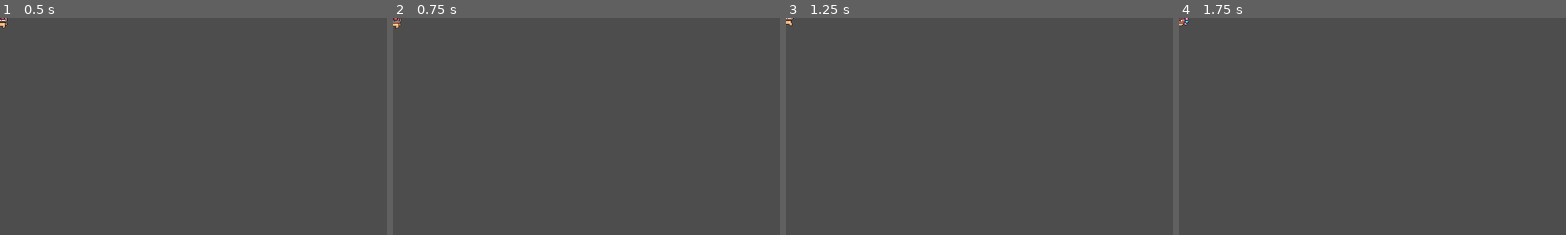
Above: before the commit, frames 1-4 (left to right).
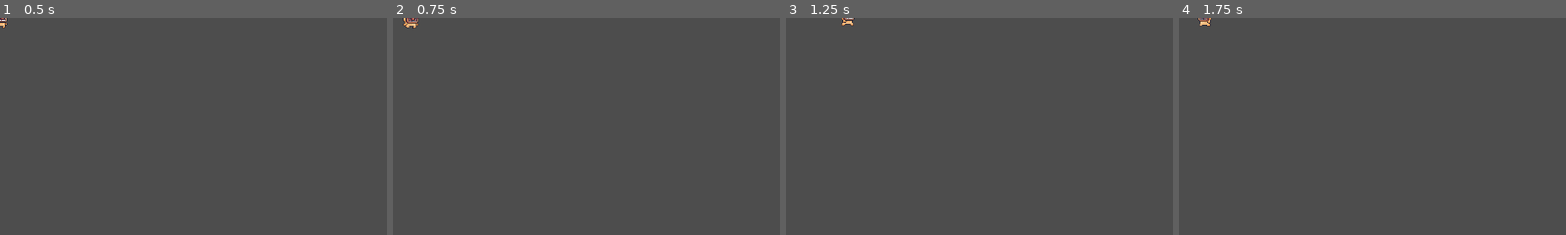
Above: after the commit, the same moments.

Repository: 3jaredsjones3/Super-Serious-Bros
Game: Godot game, scene res://scenes/player/player.tscn
Same seed, same stepped clock (60 frames per second), same inputs: the game is played once before the commit and once after it. Before the commit the project has no main scene; this scene is started directly in both runs.
Inputs:
- Up to frame 1 (0.5 s): no input
- Up to frame 2 (0.75 s): tap Enter at 0.5 s; hold Right (move_right) from 0.53 s (still down)
- Up to frame 3 (1.25 s): keep holding Right (move_right)
- Up to frame 4 (1.75 s): tap Space at 1.25 s; release Right (move_right) at 1.28 s; hold Left (move_left) from 1.28 s (still down)
The pictures show only the part of the screen within x 0-50%, y 0-50%; the shares and areas given below are measured in that part.

Frame 1 is identical in both runs. In frame 2, 0.2% of the frame differs, in the area x 0-7%, y 0-5%; in frame 3, 0.1%; in frame 4, 0.2%.

Commit message:
Player script left and right movement test
Tested setting up the player script to move left and right and change anim

Diff:
--- a/super-serious-bros/project.godot
+++ b/super-serious-bros/project.godot
@@ -11,6 +11,7 @@
 [application]
 
 config/name="Super Serious Bros"
+run/main_scene="uid://bva5v7lmqg6j0"
 config/features=PackedStringArray("4.6", "GL Compatibility")
 
 [dotnet]
--- a/super-serious-bros/scenes/player/player.gd
+++ b/super-serious-bros/scenes/player/player.gd
@@ -1,26 +1,30 @@
 extends CharacterBody2D
+
+@export var move_speed: float = 130.0
 
 @onready var sprite: AnimatedSprite2D = $Visuals
 
 
 func _physics_process(_delta: float) -> void:
-	debug_animation_input()
+	var input_dir := Input.get_axis("move_left", "move_right")
+
+	velocity.x = input_dir * move_speed
+	velocity.y = 0.0
+
+	move_and_slide()
+
+	update_animation(input_dir)
 
 
-func debug_animation_input() -> void:
-	if Input.is_action_pressed("move_right"):
+func update_animation(input_dir: float) -> void:
+	if input_dir > 0.0:
+		sprite.flip_h = false
 		play_anim("run")
-		sprite.flip_h = false
-		print_debug("Playing run, facing right")
-
-	elif Input.is_action_pressed("move_left"):
-		play_anim("double_jump")
+	elif input_dir < 0.0:
 		sprite.flip_h = true
-		print_debug("Playing double_jump, facing left")
-
+		play_anim("run")
 	else:
 		play_anim("idle")
-		print_debug("Playing idle")
 
 
 func play_anim(anim_name: StringName) -> void:
